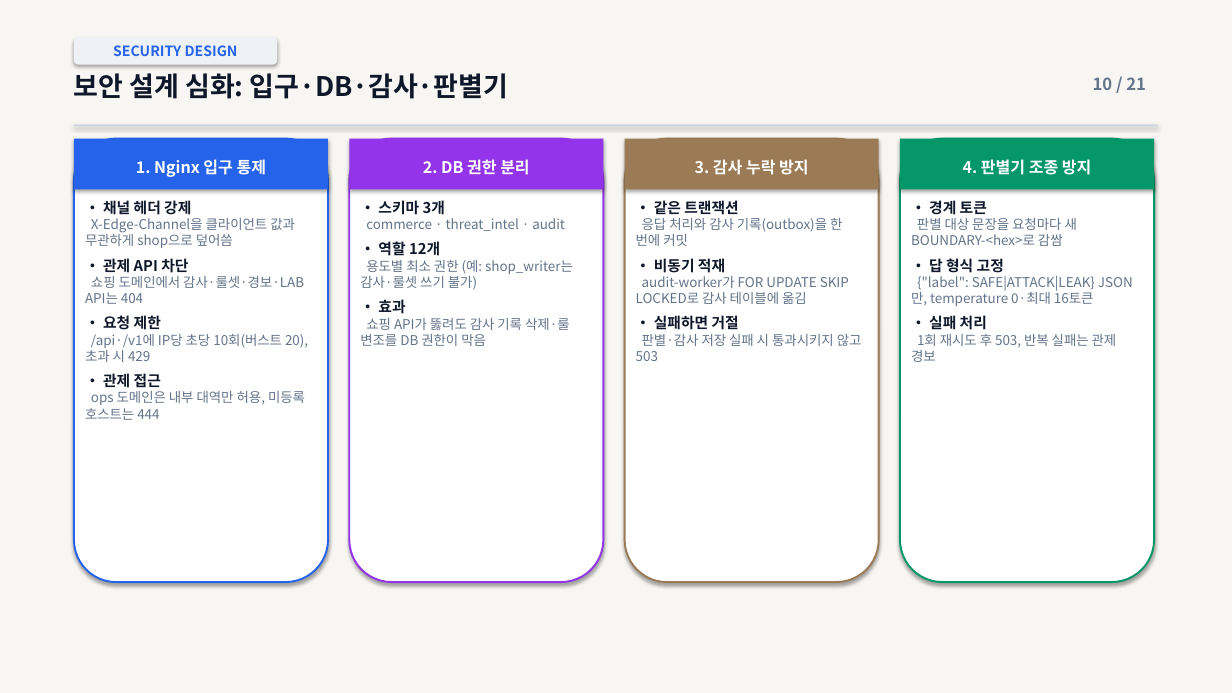
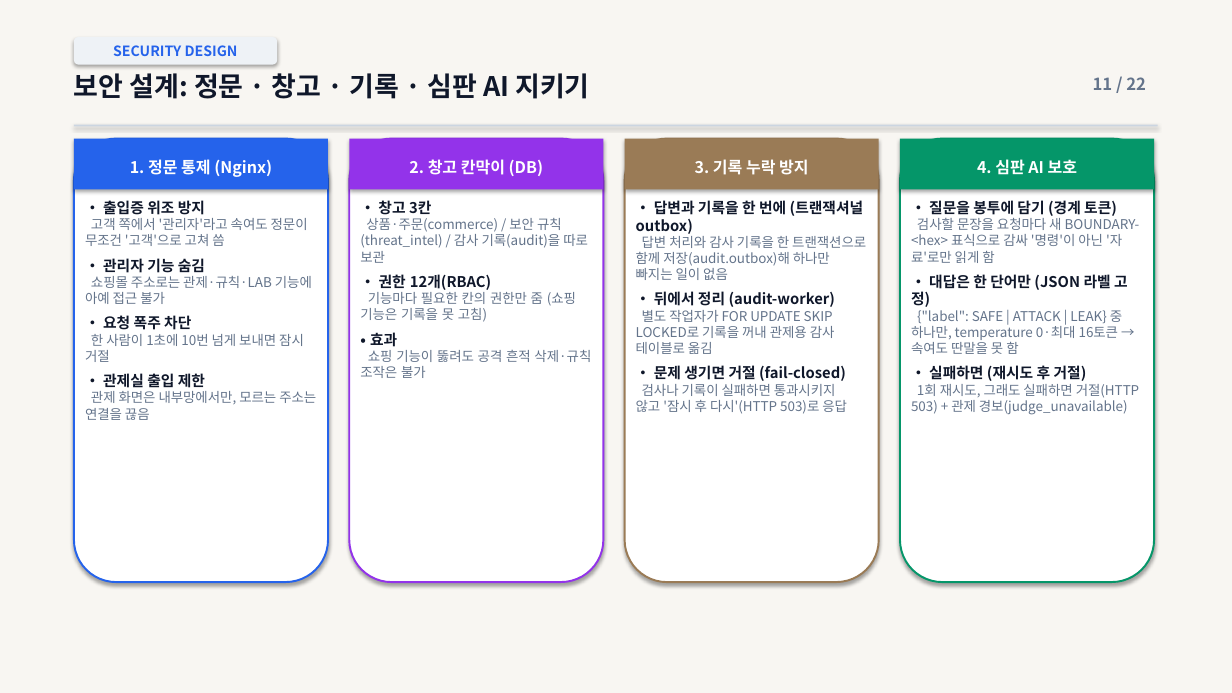
Before and after one commit to vcckm12/CMD_project_01, a slide deck: slide 11 of docs/presentation/final/발표자료.pptx (slide 10 before the commit). Drawn at 1232x693 pixels with LibreOffice and Linux fonts; fonts in the diff are those of the drawing. Boxes give left, top, right and bottom in pixels: in the first picture for what was removed or moved away, otherwise in the second. Text is boxed around its words. In the diff, an @@ line names an element or a change of style, - is before the commit and + after.

```diff
--- a/docs/presentation/final/발표자료.pptx
+++ b/docs/presentation/final/발표자료.pptx
@@ text at box(74, 73, 589, 99): text changed @@
-보안 설계 심화: 입구·DB·감사·판별기
+보안 설계: 정문 · 창고 · 기록 · 심판 AI 지키기
@@ text at box(1093, 77, 1146, 90): text changed @@
-10 / 21
+11 / 22
@@ text in rectangle at box(130, 159, 272, 177): text changed @@
-1. Nginx 입구 통제
+1. 정문 통제 (Nginx)
@@ text in rectangle at box(409, 159, 543, 176): text changed @@
-2. DB 권한 분리
+2. 창고 칸막이 (DB)
@@ text in rectangle at box(695, 159, 808, 175): text changed @@
-3. 감사 누락 방지
+3. 기록 누락 방지
@@ text in rectangle at box(977, 159, 1077, 175): text changed @@
-4. 판별기 조종 방지
+4. 심판 AI 보호
@@ text at box(85, 200, 316, 420): text changed @@
-• 채널 헤더 강제
-X-Edge-Channel을 클라이언트 값과 무관하게 shop으로 덮어씀
-• 관제 API 차단
-쇼핑 도메인에서 감사·룰셋·경보·LAB API는 404
-• 요청 제한
-/api·/v1에 IP당 초당 10회(버스트 20), 초과 시 429
-• 관제 접근
-ops 도메인은 내부 대역만 허용, 미등록 호스트는 444
+• 출입증 위조 방지
+고객 쪽에서 '관리자'라고 속여도 정문이 무조건 '고객'으로 고쳐 씀
+• 관리자 기능 숨김
+쇼핑몰 주소로는 관제·규칙·LAB 기능에 아예 접근 불가
+• 요청 폭주 차단
+한 사람이 1초에 10번 넘게 보내면 잠시 거절
+• 관제실 출입 제한
+관제 화면은 내부망에서만, 모르는 주소는 연결을 끊음
@@ text at box(360, 200, 588, 322): text changed @@
-• 스키마 3개
-commerce · threat_intel · audit
-• 역할 12개
-용도별 최소 권한 (예: shop_writer는 감사·룰셋 쓰기 불가)
+• 창고 3칸
+상품·주문(commerce) / 보안 규칙(threat_intel) / 감사 기록(audit)을 따로 보관
+• 권한 12개(RBAC)
+기능마다 필요한 칸의 권한만 줌 (쇼핑 기능은 기록을 못 고침)
@@ text at box(636, 200, 866, 414): text changed @@
-• 같은 트랜잭션
-응답 처리와 감사 기록(outbox)을 한 번에 커밋
-• 비동기 적재
-audit-worker가 FOR UPDATE SKIP LOCKED로 감사 테이블에 옮김
-• 실패하면 거절
-판별·감사 저장 실패 시 통과시키지 않고 503
+• 답변과 기록을 한 번에 (트랜잭셔널 outbox)
+답변 처리와 감사 기록을 한 트랜잭션으로 함께 저장(audit.outbox)해 하나만 빠지는 일이 없음
+• 뒤에서 정리 (audit-worker)
+별도 작업자가 FOR UPDATE SKIP LOCKED로 기록을 꺼내 관제용 감사 테이블로 옮김
+• 문제 생기면 거절 (fail-closed)
+검사나 기록이 실패하면 통과시키지 않고 '잠시 후 다시'(HTTP 503)로 응답
@@ text at box(911, 200, 1140, 415): text changed @@
-• 경계 토큰
-판별 대상 문장을 요청마다 새 BOUNDARY-<hex>로 감쌈
-• 답 형식 고정
-{"label": SAFE|ATTACK|LEAK} JSON만, temperature 0·최대 16토큰
-• 실패 처리
-1회 재시도 후 503, 반복 실패는 관제 경보
+• 질문을 봉투에 담기 (경계 토큰)
+검사할 문장을 요청마다 새 BOUNDARY-<hex> 표식으로 감싸 '명령'이 아닌 '자료'로만 읽게 함
+• 대답은 한 단어만 (JSON 라벨 고정)
+{"label": SAFE | ATTACK | LEAK} 중 하나만, temperature 0·최대 16토큰 → 속여도 딴말을 못 함
+• 실패하면 (재시도 후 거절)
+1회 재시도, 그래도 실패하면 거절(HTTP 503) + 관제 경보(judge_unavailable)
@@ text at box(360, 350, 591, 378): text changed @@
-쇼핑 API가 뚫려도 감사 기록 삭제·룰 변조를 DB 권한이 막음
+쇼핑 기능이 뚫려도 공격 흔적 삭제·규칙 조작은 불가
```
Also in this commit, not shown: 15 other slides changed, 6 slides added, 4 slides removed, 4 other files.
